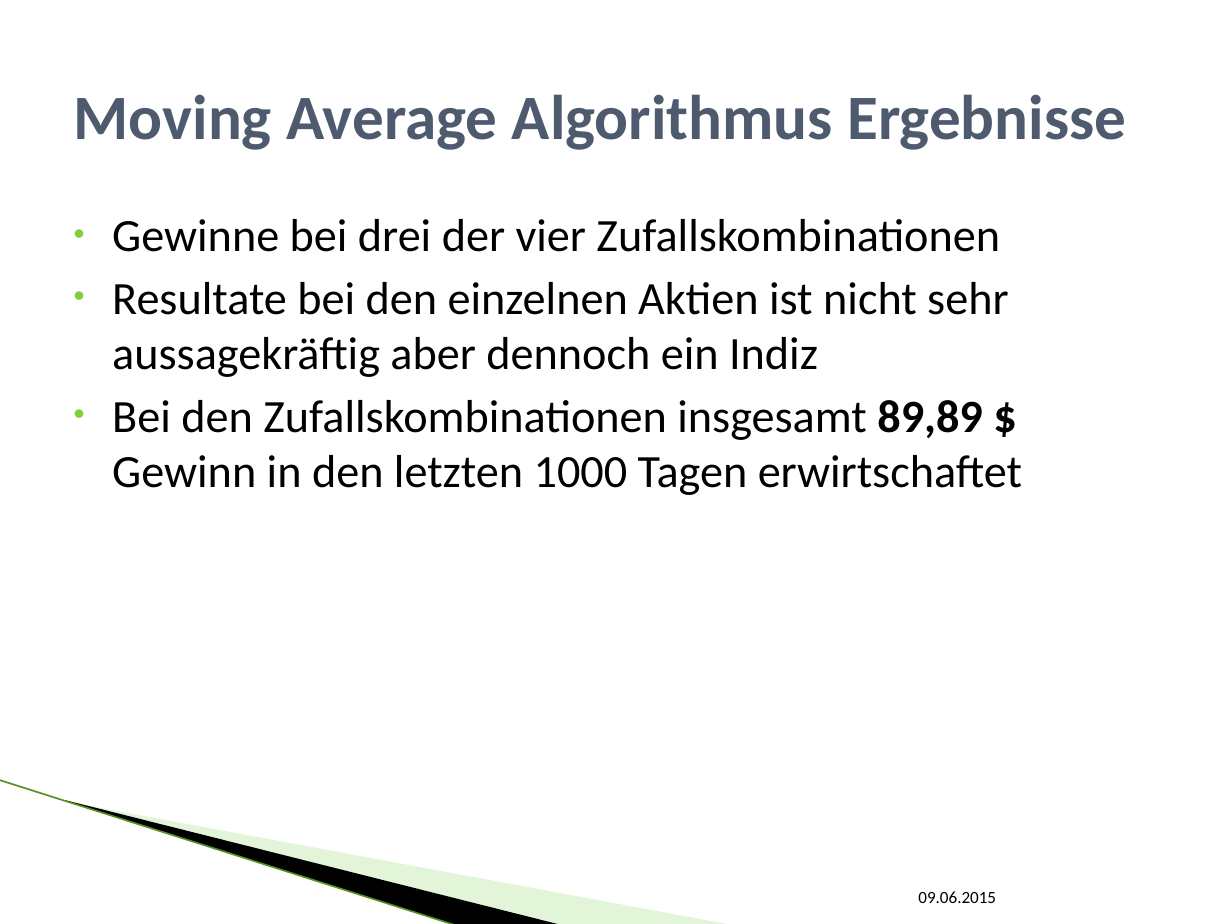
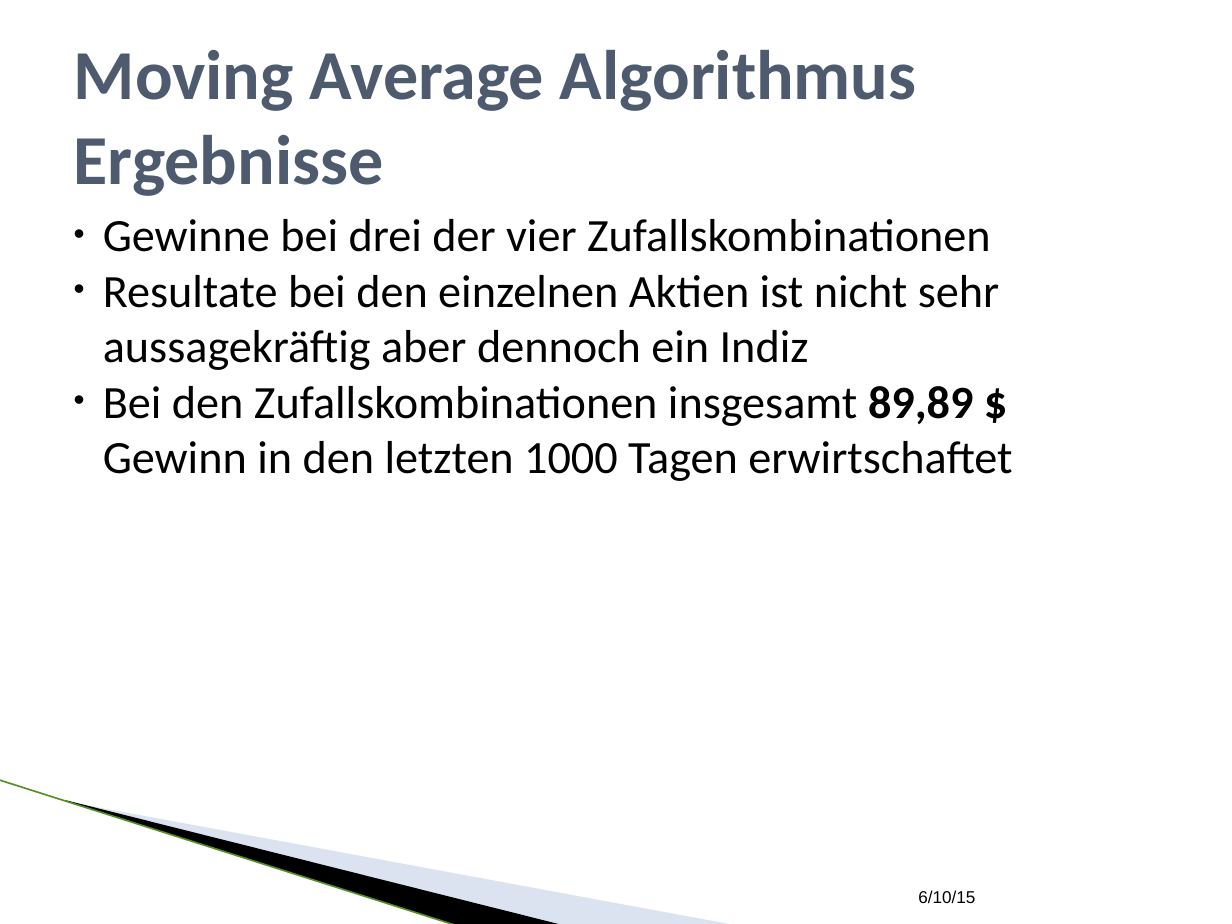
Before and after one commit to SEPSkyware6MM/StockForecast, a slide deck: slide 12 of ALR_Vortrag.pptx. Drawn at 1232x924 pixels with LibreOffice and Linux fonts; fonts in the diff are those of the drawing; background and template pictures are left out. Boxes give left, top, right and bottom in pixels: in the first picture for what was removed or moved away, otherwise in the second. Text is boxed around its words. In the diff, an @@ line names an element or a change of style, - is before the commit and + after.

```diff
--- a/ALR_Vortrag.pptx
+++ b/ALR_Vortrag.pptx
@@ text "Moving Average Algorithmus Ergebnisse" at box(74, 50, 917, 196): size 36.9 to 41 pt @@
@@ text "Gewinne bei drei der vier ..." at box(103, 219, 1012, 481): indent changed; less space between paragraphs @@
@@ line (0, 780) - (457, 924): stroke #B1E399 0.95 pt to #559122 0.96 pt @@
@@ freeform shape at box(65, 800, 563, 924): outline redrawn @@
@@ freeform shape at box(68, 801, 733, 924): fill #B8E7A1 at 40% opacity to #A7B9DB at 40% opacity @@
@@ text at box(918, 890, 975, 904): text changed; font Calibri to Arial @@
-09.06.2015
+6/10/15
```
Also in this commit, not shown: 15 other slides changed, 3 slides added, 1 slide removed.
